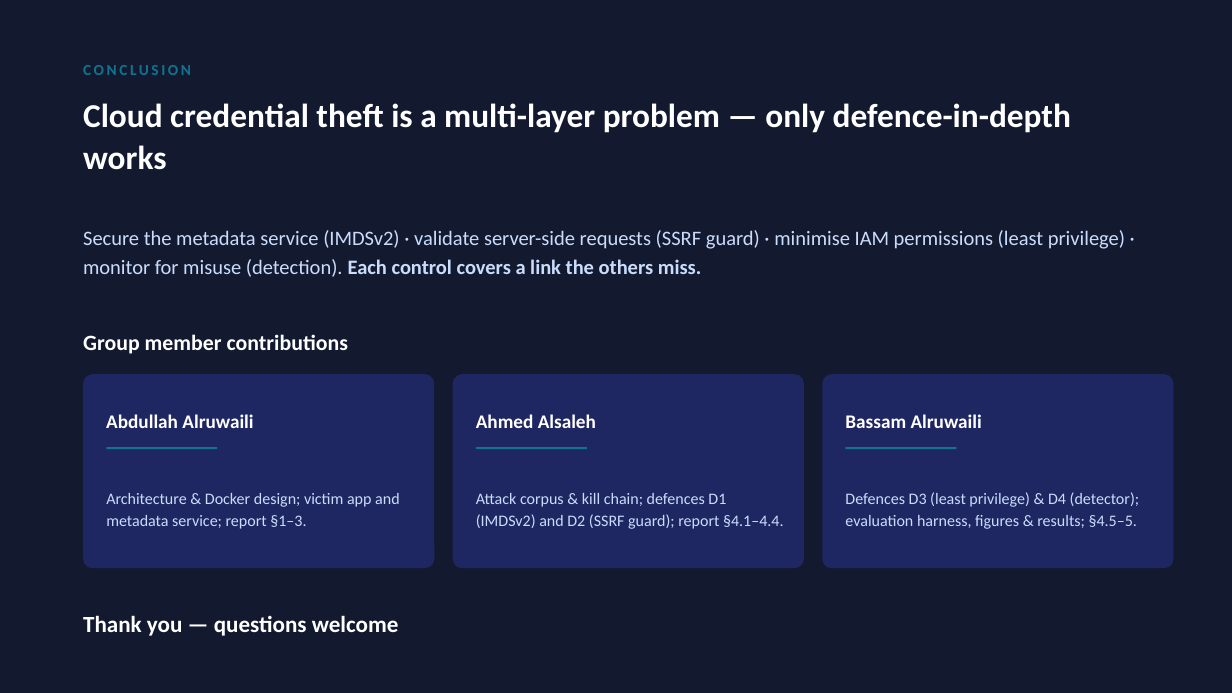
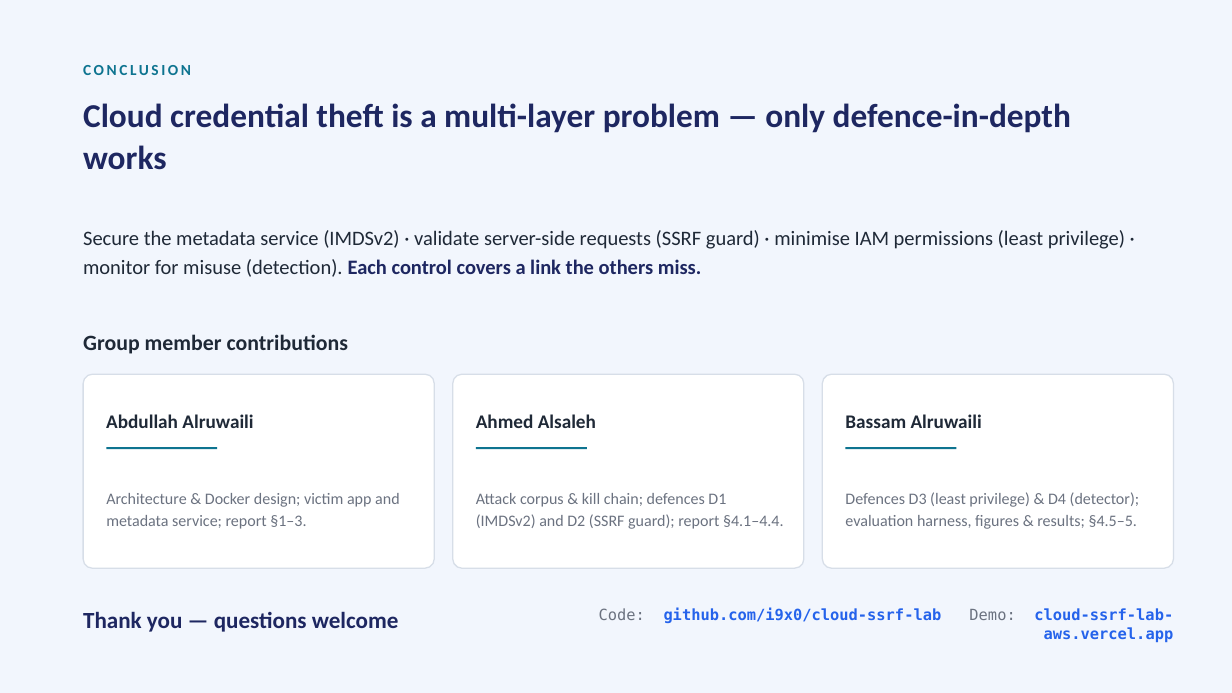
Before and after one commit to i9x0/cloud-ssrf-lab, a slide deck: slide 13 of report/CS621_Presentation.pptx (slide 12 before the commit). Drawn at 1232x693 pixels with LibreOffice and Linux fonts; fonts in the diff are those of the drawing. Boxes give left, top, right and bottom in pixels: in the first picture for what was removed or moved away, otherwise in the second. Text is boxed around its words. In the diff, an @@ line names an element or a change of style, - is before the commit and + after.

Commit message:
docs: refresh lab screenshots, add live-demo link/figure to report & deck, light-theme deck
Also untrack a stray Office lock file and ignore Office temp/v2 files.

```diff
--- a/report/CS621_Presentation.pptx
+++ b/report/CS621_Presentation.pptx
@@ background #131A30 to #F2F6FD @@
@@ text "Cloud credential theft is a ..." at (83, 103, 1071, 170): text colour #FFFFFF to #1E2761 @@
@@ text "Secure the metadata service (IMDSv2) ..." at (83, 230, 1125, 277): text colour #CADCFC to #1F2937 in "Secure the metadata service (IMDSv2) · validate ..."; text colour #CADCFC to #1E2761 in "Each control covers a link the others ..." @@
@@ fill #1E2761 to #FFFFFF; outline none to #D7DEE8 1 pt in 3 elements at (83, 374, 434, 568), (453, 374, 804, 568), (823, 374, 1174, 568) @@
@@ text colour #FFFFFF to #1F2937 in 4 elements at (83, 334, 348, 354), (106, 414, 253, 428), (476, 414, 596, 428), (845, 414, 982, 428) @@
@@ text colour #CADCFC to #6B7280 in 3 elements at (106, 493, 399, 529), (476, 493, 784, 529), (845, 492, 1139, 529) @@
@@ text "Thank you — questions welcome" at (83, 611, 399, 632): text colour #FFFFFF to #1E2761 @@
@@ text added at (599, 607, 1174, 643), 12 pt, text #2563EB, bold @@
+Code: github.com/i9x0/cloud-ssrf-lab Demo: cloud-ssrf-lab-aws.vercel.app
```
Also in this commit, not shown: 2 other slides changed, 1 slide added, 23 other files.
